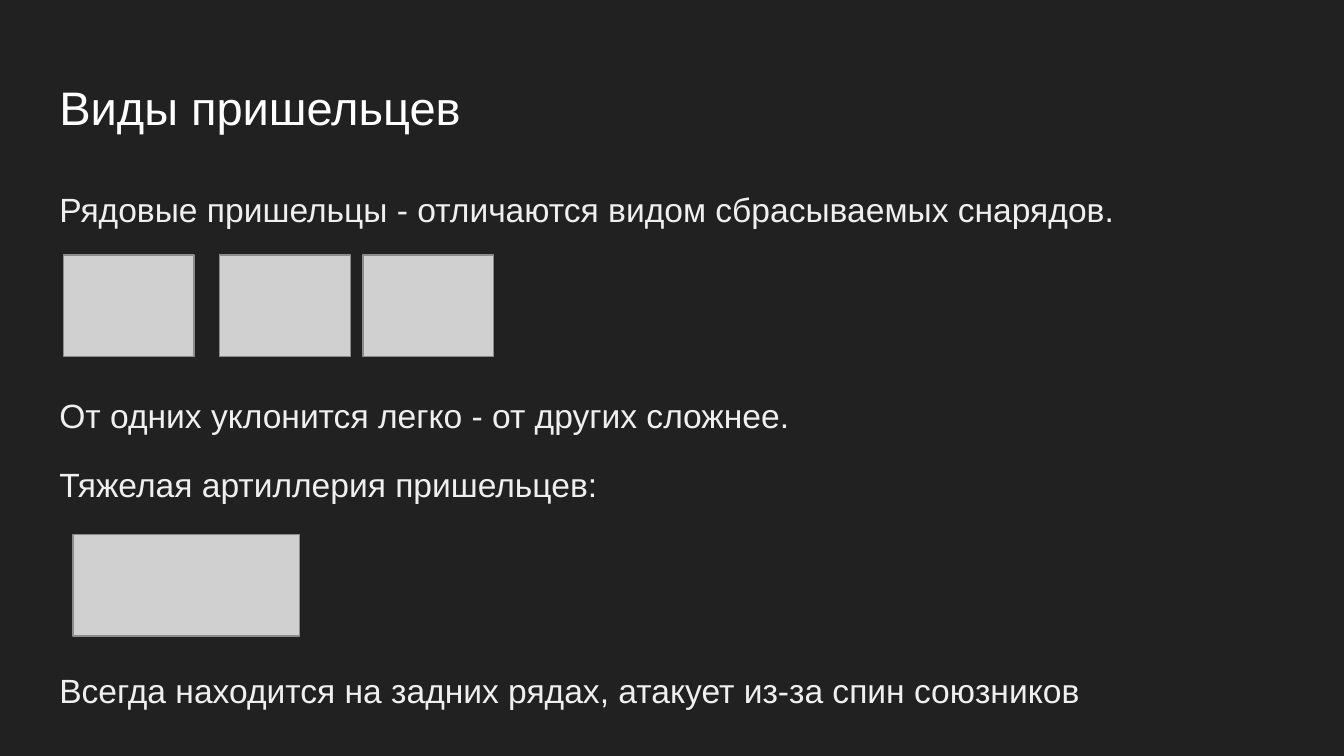
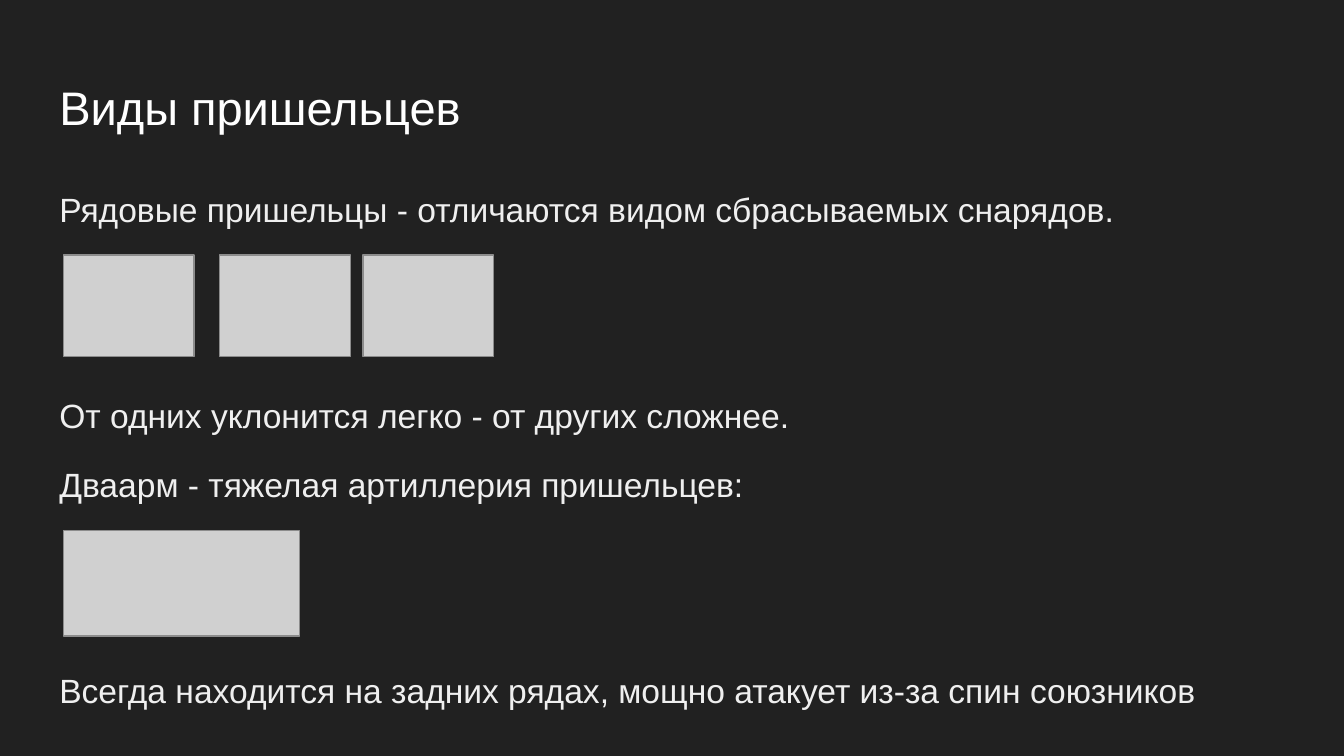
Before and after one commit to Tulishka/space_invaders_nt, a slide deck: slide 6 of docs/presentation.pptx. Drawn at 1344x756 pixels with LibreOffice and Linux fonts; fonts in the diff are those of the drawing; grey boxes stand for pictures. Boxes give left, top, right and bottom in pixels: in the first picture for what was removed or moved away, otherwise in the second. Text is boxed around its words. In the diff, an @@ line names an element or a change of style, - is before the commit and + after.

```diff
--- a/docs/presentation.pptx
+++ b/docs/presentation.pptx
@@ text at [59,474,1195,709]: text changed @@
-Тяжелая артиллерия пришельцев:
-Всегда находится на задних рядах, атакует из-за спин союзников
+Дваарм - тяжелая артиллерия пришельцев:
+Всегда находится на задних рядах, мощно атакует из-за спин союзников
@@ picture: place and size @@
-picture at [73,535,298,637]
+picture at [63,531,298,637]
```
Also in this commit, not shown: 5 other slides changed, 7 slides added, 4 slides removed.
